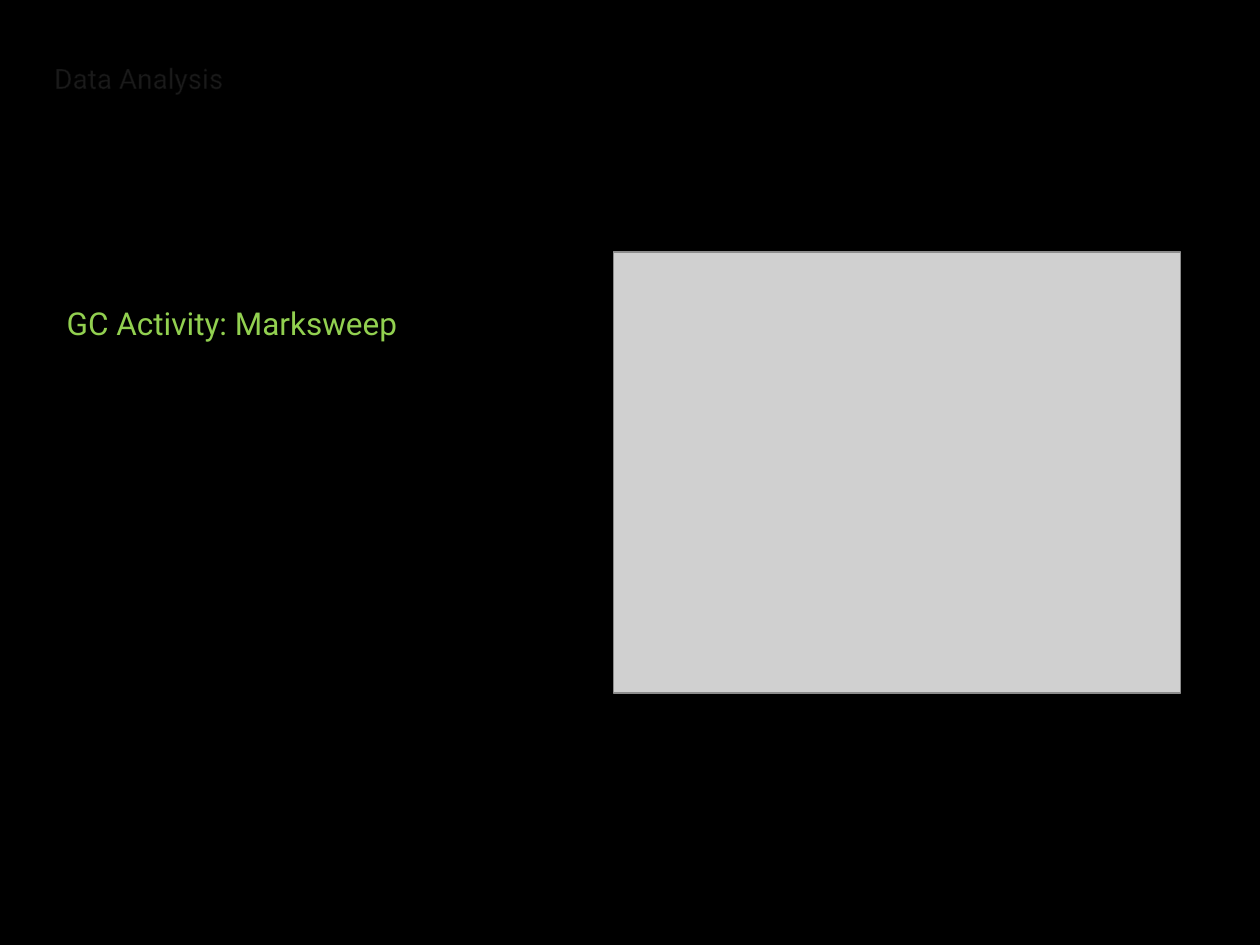
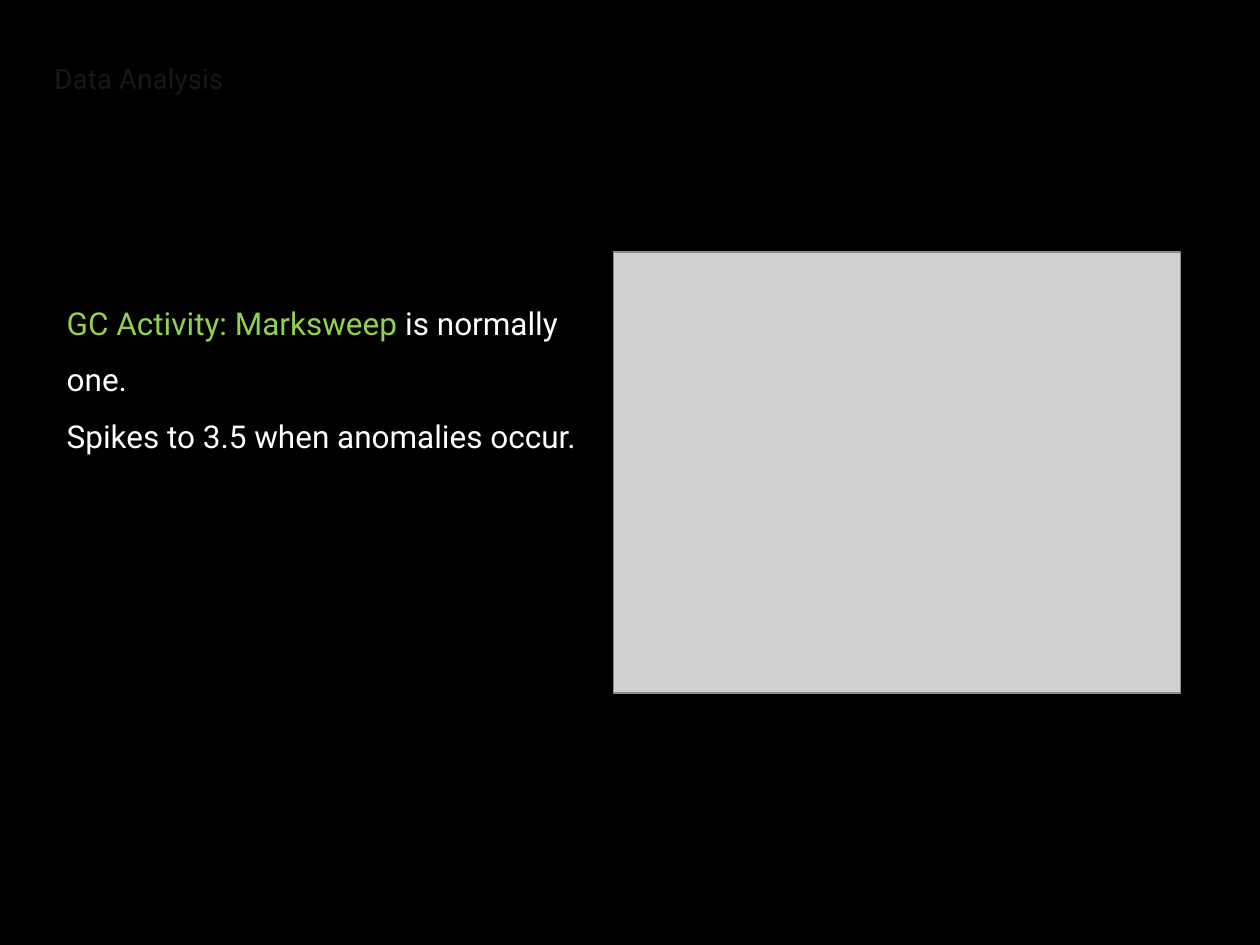
Before and after one commit to sandalasiddiqui/Capstone-Software-Operational-Anomaly-Detection, a slide deck: slide 5 of Software Operational Anomaly Detection.pptx. Drawn at 1260x945 pixels with LibreOffice and Linux fonts; fonts in the diff are those of the drawing; grey boxes stand for pictures; background and template pictures are left out. Boxes give left, top, right and bottom in pixels: in the first picture for what was removed or moved away, otherwise in the second. Text is boxed around its words. In the diff, an @@ line names an element or a change of style, - is before the commit and + after.

```diff
--- a/Software Operational Anomaly Detection.pptx
+++ b/Software Operational Anomaly Detection.pptx
@@ text at (67, 311, 575, 455): text changed; text colour #92D050 to #FFFFFF @@
-GC Activity: Marksweep
+GC Activity: Marksweep is normally one.
+Spikes to 3.5 when anomalies occur.
```
Also in this commit, not shown: 7 other slides changed, 1 slide added, 1 other file.
